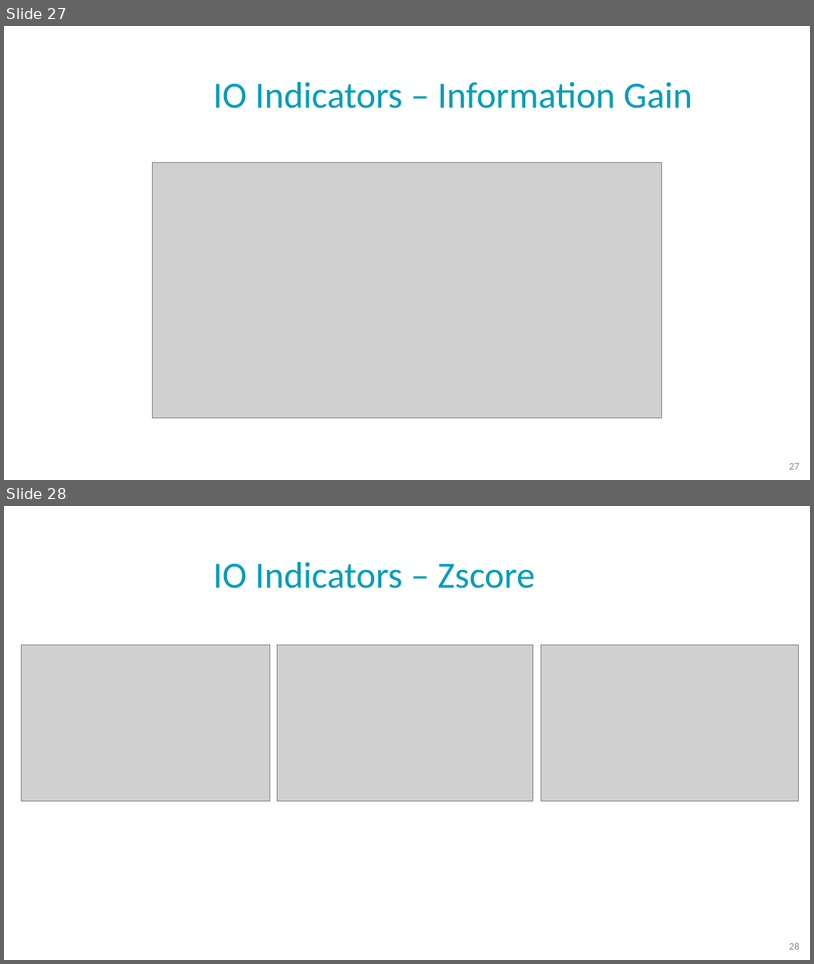
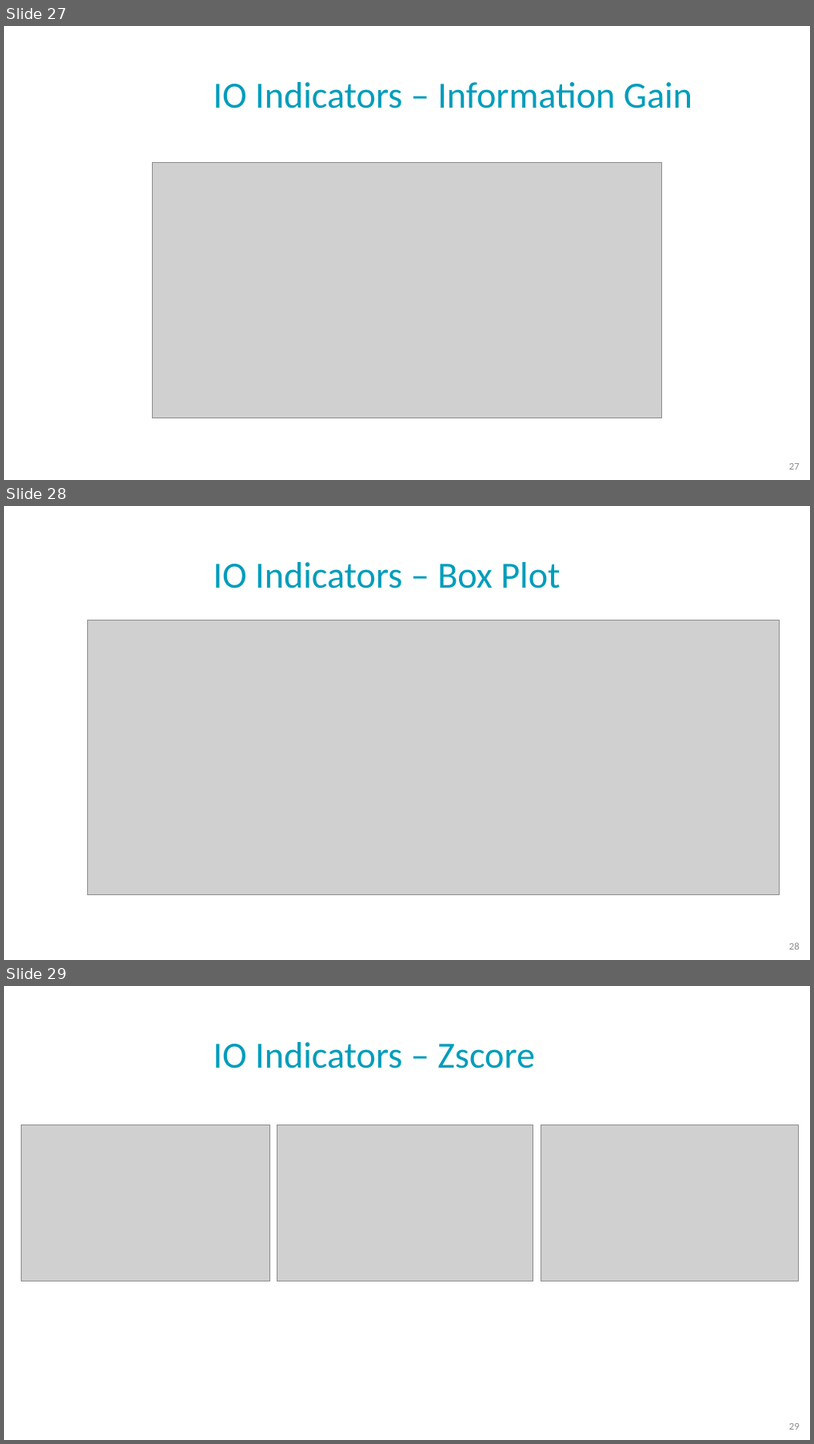
Before and after one commit to NoaTal1996/Backbone-Graph, a slide deck: docs/cbg_saback.pptx. Shown one above the other, each under a label of ours: slides 27 and 28 before the commit, slides 27, 28 and 29 after it. The pictures are 814x964 and 814x1444 pixels, drawn with LibreOffice and Linux fonts; fonts in the diff are those of the drawing; grey boxes stand for pictures; background and template pictures are left out. Boxes give left, top, right and bottom in pixels: in the first picture for what was removed or moved away, otherwise in the second. Text is boxed around its words. In the diff, an @@ line names an element or a change of style, - is before the commit and + after.

Commit message:
update presention

```diff
--- a/docs/cbg_saback.pptx
+++ b/docs/cbg_saback.pptx
@@ slide 28 added at [4, 506, 810, 960], background picture (left out) @@
@@ title added at [214, 562, 560, 588], 44 pt, text #009DBB @@
+IO Indicators – Box Plot
@@ picture added at [87, 620, 780, 894] @@
@@ page number added at [790, 942, 800, 949], 12 pt, text #8C8C8C @@
+28
@@ what was slide 28 is now slide 29 @@
@@ page number at [790, 1423, 800, 1429]: text changed @@
-28
+29
```
